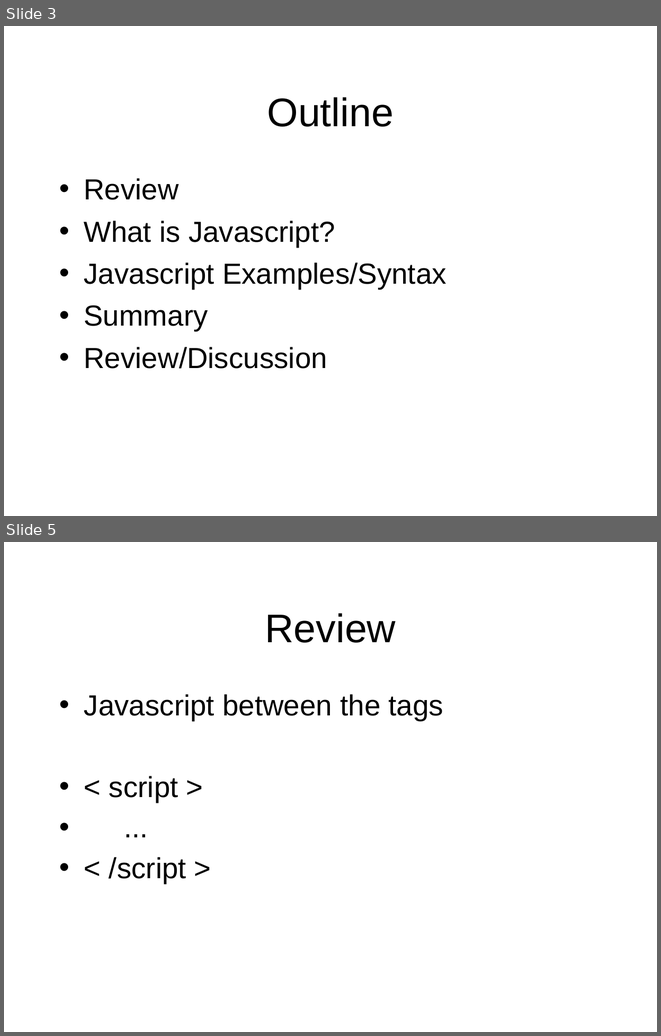
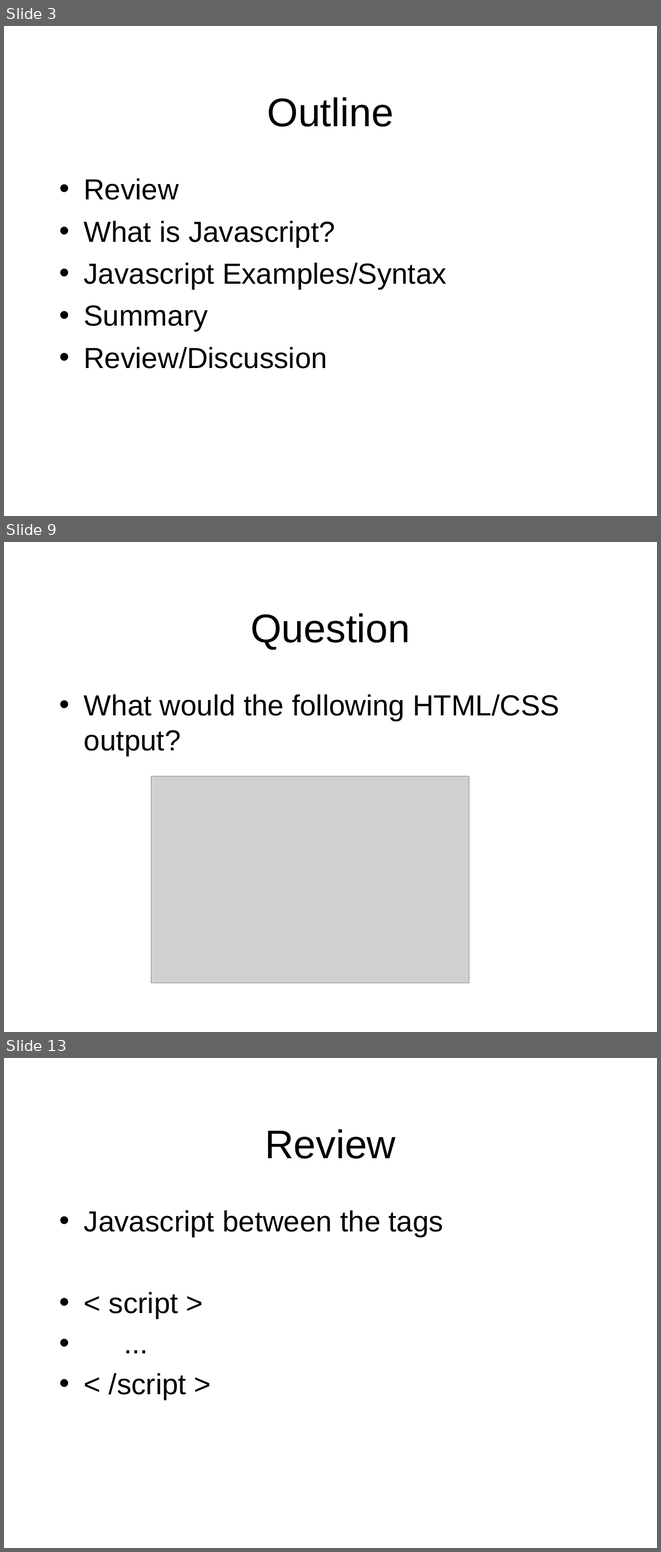
Before and after one commit to octaviordz/zjnu2017.github.io, a slide deck: WAD/lectures/090--Introduction.to.Javascript.pptx. Shown one above the other, each under a label of ours: slides 3 and 5 before the commit, slides 3, 9 and 13 after it; the slides between them are not shown. The pictures are 661x1036 and 661x1552 pixels, drawn with LibreOffice and Linux fonts; fonts in the diff are those of the drawing; grey boxes stand for pictures. Boxes give left, top, right and bottom in pixels: in the first picture for what was removed or moved away, otherwise in the second. Text is boxed around its words. In the diff, an @@ line names an element or a change of style, - is before the commit and + after.

```diff
--- a/WAD/lectures/090--Introduction.to.Javascript.pptx
+++ b/WAD/lectures/090--Introduction.to.Javascript.pptx
@@ slide 9 added at bbox=[4, 542, 657, 1032], background #FFFFFF @@
@@ title added at bbox=[250, 613, 410, 650], 44 pt, text #000000 @@
+Question
@@ text added at bbox=[84, 694, 559, 756], 32 pt, text #000000 @@
+• What would the following HTML/CSS output?
@@ picture added at bbox=[151, 776, 469, 983] @@
@@ what was slide 5 is now slide 13 @@
```
Also in this commit, not shown: 2 slides changed, 22 other slides added.
